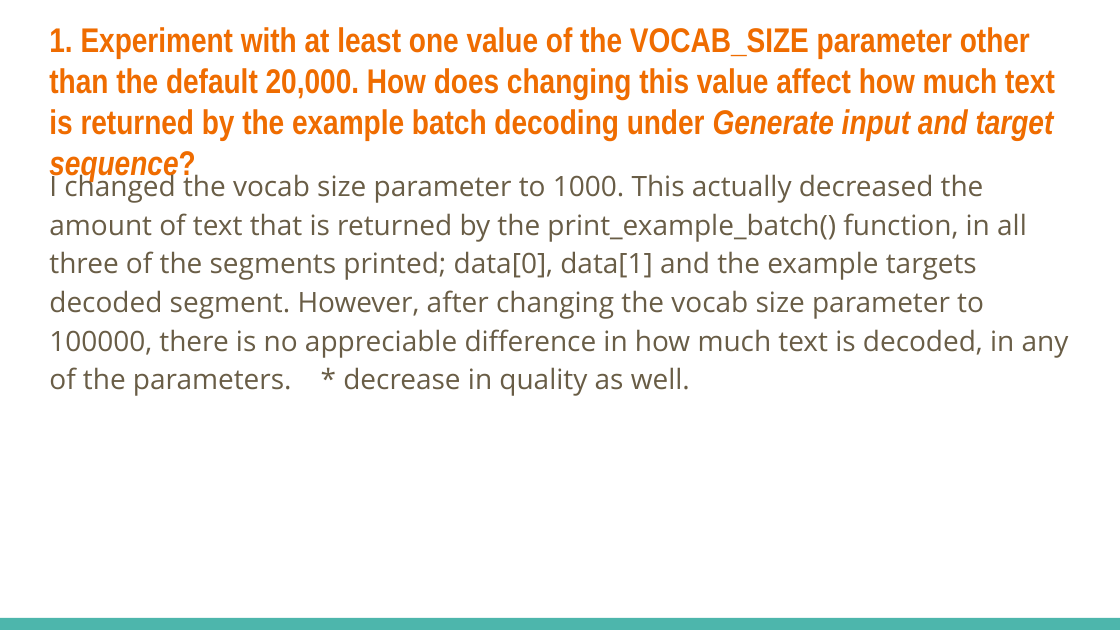
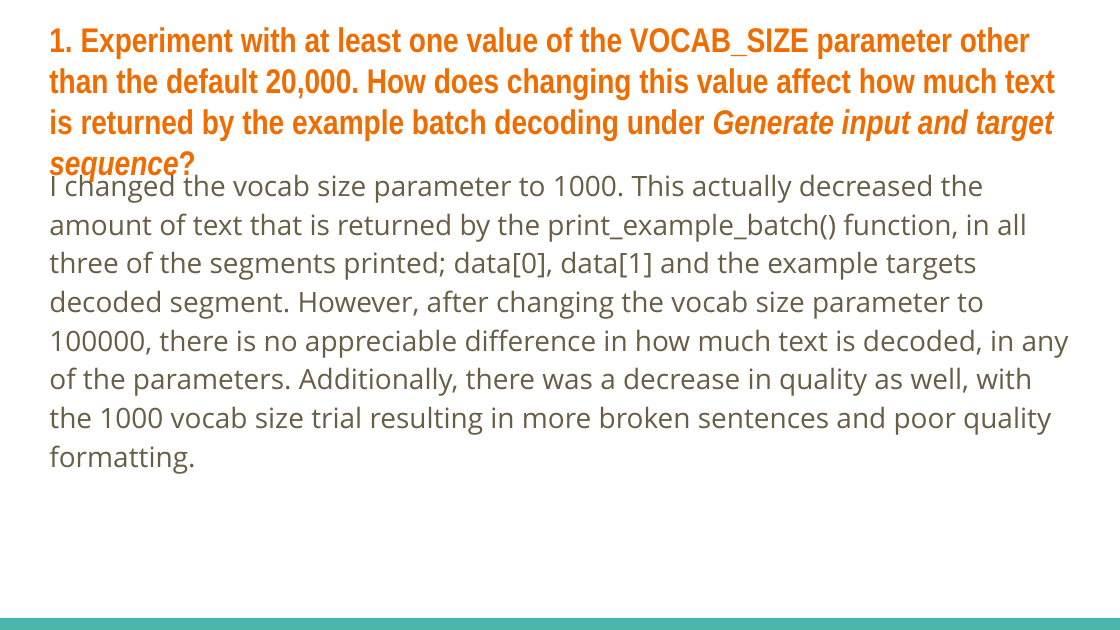
Before and after one commit to eding42/ece157b-hw1, a slide deck: slide 2 of Homework_1_Template.pptx. Drawn at 1120x630 pixels with LibreOffice and Linux fonts; fonts in the diff are those of the drawing. Boxes give left, top, right and bottom in pixels: in the first picture for what was removed or moved away, otherwise in the second. Text is boxed around its words. In the diff, an @@ line names an element or a change of style, - is before the commit and + after.

```diff
--- a/Homework_1_Template.pptx
+++ b/Homework_1_Template.pptx
@@ text at (49,170,1069,474): text changed @@
-I changed the vocab size parameter to 1000. This actually decreased the amount of text that is returned by the print_example_batch() function, in all three of the segments printed; data[0], data[1] and the example targets decoded segment. However, after changing the vocab size parameter to 100000, there is no appreciable difference in how much text is decoded, in any of the parameters. * decrease in quality as well.
+I changed the vocab size parameter to 1000. This actually decreased the amount of text that is returned by the print_example_batch() function, in all three of the segments printed; data[0], data[1] and the example targets decoded segment. However, after changing the vocab size parameter to 100000, there is no appreciable difference in how much text is decoded, in any of the parameters. Additionally, there was a decrease in quality as well, with the 1000 vocab size trial resulting in more broken sentences and poor quality formatting.
```
Also in this commit, not shown: 4 other slides changed, 2 other files.
